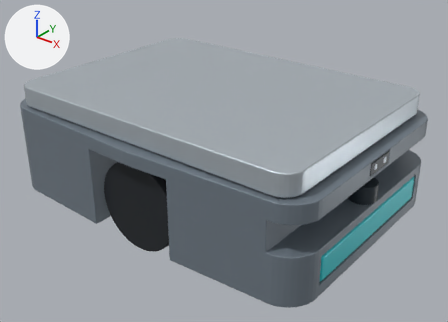
One commit to the glTF model web/digital-twin/public/models/warehouse_amr.glb: the scene before it, then after it.
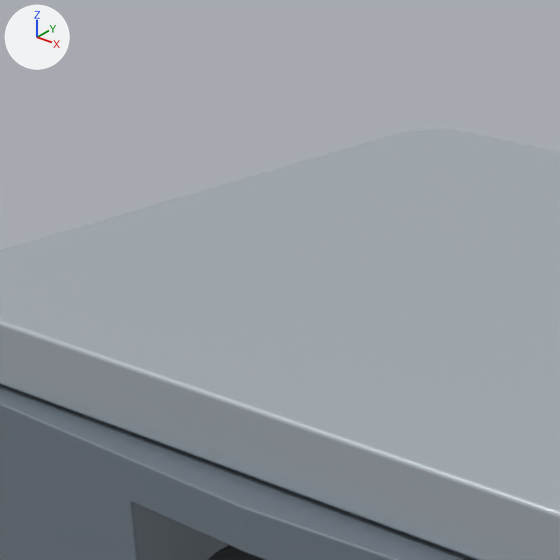
Each version is shown whole from a camera (50 mm lens) standing at (0.992, -1.216, 0.886) and looking at (0.039, -0.025, 0.147), then close up on the part from 11% to 48% of the width and 0% to 52% of the height. Every picture has the same lights, and +X, +Y and +Z are marked at upper left. The last two pictures show the newer version.

Before the edit, the objects in view are built like this:
```python
me_amr_chassis_mesh = bpy.data.meshes.new('AMR_Chassis_Mesh')
me_amr_chassis_mesh.from_pydata(...)  # 1407 vertices, 2810 faces; spans x -0.475..0.475, y -0.35..0.35, z -0.125..0.125
me_amr_chassis_mesh.materials.append(mat_amr_chassis)  # grey #76818b
me_amr_platform_mesh = bpy.data.meshes.new('AMR_Platform_Mesh')
me_amr_platform_mesh.from_pydata(...)  # 576 vertices, 1148 faces; spans x -0.44..0.44, y -0.32..0.32, z -0.027..0.027
me_amr_platform_mesh.materials.append(mat_amr_platform)  # light grey #c4cdd4
ob_amr_chassis = bpy.data.objects.new('AMR_Chassis', me_amr_chassis_mesh)
ob_amr_chassis.location = (0.0, 0.0, 0.16)
ob_amr_platform = bpy.data.objects.new('AMR_Platform', me_amr_platform_mesh)
ob_amr_platform.location = (0.0, 0.0, 0.3165)
```
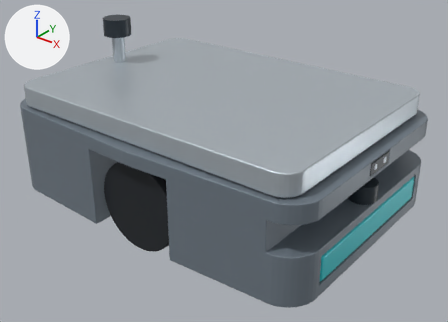
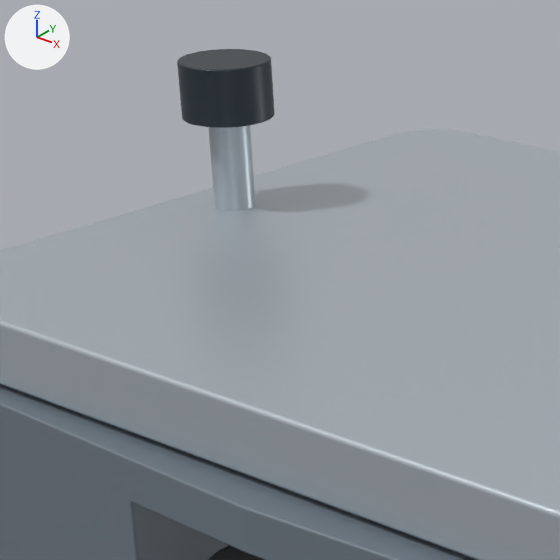
What differs and where, as boxes (x1, y1, x2, y2) in the close-ups (560 x 560 px):
'AMR_Top_Lidar_Housing', added
    after: (177, 49, 275, 128)
'AMR_Top_Lidar_Mast', added
    after: (208, 125, 256, 211)

Diff of the bpy script that builds the scene:
```diff
--- a/web/digital-twin/public/models/warehouse_amr.glb.py
+++ b/web/digital-twin/public/models/warehouse_amr.glb.py
@@ me_amr_top_lidar_mast_mesh @@
+me_amr_top_lidar_mast_mesh.from_pydata(...)  # a 48-sided cylinder along z spanning x -0.018..0.018, y -0.018..0.018, z -0.04..0.04
+me_amr_top_lidar_mast_mesh.materials.append(mat_amr_platform)  # light grey #c4cdd4
@@ me_amr_top_lidar_housing_mesh @@
+me_amr_top_lidar_housing_mesh.from_pydata(...)  # 384 vertices, 764 faces; spans x -0.04..0.04, y -0.04..0.04, z -0.025..0.025
+me_amr_top_lidar_housing_mesh.materials.append(mat_amr_sensor)  # dark blue #2c373f
@@ ob_amr_top_lidar_mast @@
+ob_amr_top_lidar_mast = bpy.data.objects.new('AMR_Top_Lidar_Mast', me_amr_top_lidar_mast_mesh)
+ob_amr_top_lidar_mast.location = (-0.38, 0.0, 0.384)
@@ ob_amr_top_lidar_housing @@
+ob_amr_top_lidar_housing = bpy.data.objects.new('AMR_Top_Lidar_Housing', me_amr_top_lidar_housing_mesh)
+ob_amr_top_lidar_housing.location = (-0.38, 0.0, 0.449)
```
